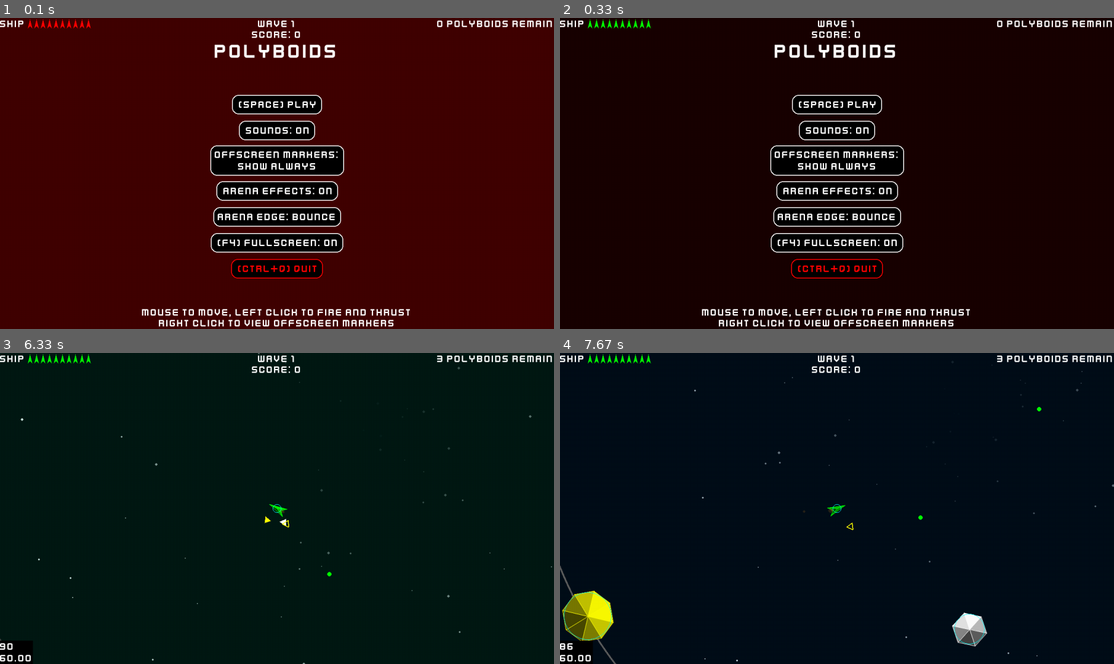
Above: before the commit, frames 1-4 (two rows, left to right).
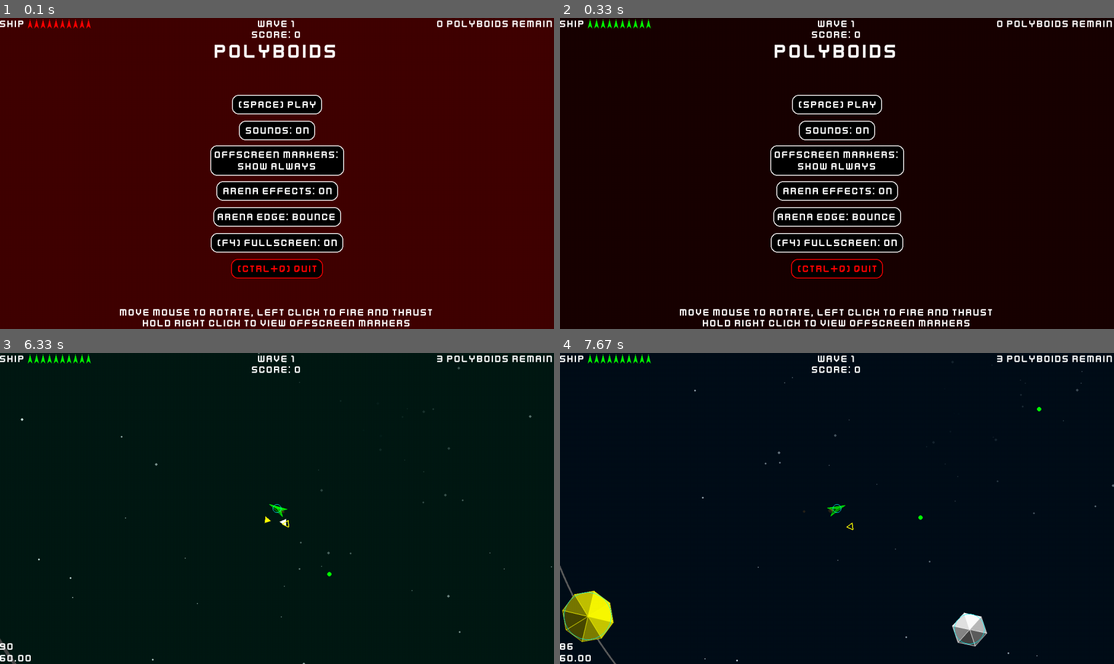
Above: after the commit, the same moments.

Repository: Binary-Ninja/pygame-summer-jam-2024
Game: pygame game, started from main.py
Two runs of this game, one before a commit and one after it. Both use one fixed random seed, a clock stepped at 60 frames per second and the inputs below.
Inputs (mouse positions are in pixels of both pictures, inside the frame that each line leads up to):
- Up to frame 1 (0.1 s): no input
- Up to frame 2 (0.33 s): no input
- Up to frame 3 (6.33 s): click "(SPACE) PLAY" at 0.38 s; click (155, 527) at 0.72 s; tap Space at 1.07, 1.37 s; click (243, 421) at 1.08 s; tap F3 at 1.57 s; click (227, 573) at 1.95 s; click (166, 623) at 2.28 s; click (454, 598) at 2.62 s; click (432, 455) at 2.95 s; click (249, 620) at 3.28 s; click (72, 558) at 3.62 s; click (321, 440) at 3.95 s; click (249, 430) at 4.28 s; click (160, 608) at 4.62 s; click (232, 548) at 4.95 s; click (271, 489) at 5.28 s; click (326, 452) at 5.62 s; click (365, 620) at 5.95 s; click (144, 433) at 6.28 s
- Up to frame 4 (7.67 s): click (892, 480) at 6.62 s; click (654, 608) at 6.95 s; click (1036, 530) at 7.28 s; click (1041, 424) at 7.62 s

The runs differ from the first frame. In frame 1, 1.5% of the frame differs, in the area x 21-78%, y 93-100%; in frame 2, 1.5%; in frame 3, less than 0.1%; in frame 4, less than 0.1%.

Commit message:
added all the powerups and their synergies

Diff:
--- a/colors.py
+++ b/colors.py
@@ -13,9 +13,12 @@
     ORANGE = (255, 128, 0)
 
     THRUST = (40, 20, 0)
+    BIG_THRUST = (160, 80, 0)
     ARENA_EDGE = (64, 64, 64)
     BRIGHT_ARENA_EDGE = (100, 100, 100)
     DAMAGE_FLASH = (40, 0, 0)
+    PHASE_COLOR = CYAN
+    PHASING_COLOR = (20, 128, 128)
     SHIELD_FULL_COLOR = CYAN
     SHIELD_EMPTY_COLOR = BLUE
     ARENA_COLOR = (20, 0, 10)
--- a/main.py
+++ b/main.py
@@ -3,7 +3,6 @@
 import random
 import enum
 import math
-import functools
 import sys
 from pathlib import Path
 
@@ -25,7 +24,7 @@
 
 GAME_TITLE = "POLYBOIDS"
 WINDOWED_RESOLUTION = pg.Vector2(800, 600)
-CURSOR_RADIUS = 7
+CURSOR_RADIUS = 9
 FPS_CAP = 0
 
 MIN_ARENA_EDGE_THICKNESS = 3
@@ -106,23 +105,14 @@
     player.dead = True
 
     # Particle groups.
-    make_image = functools.partial(utils.make_circle_image, color=Color.THRUST, trans_color=Color.BLACK)
-    thrust_particles = utils.ParticleGroup(utils.ImageCache(make_image), pg.BLEND_ADD)
-
-    def make_bullet_image(c: tuple[int, int, int]) -> pg.Surface:
-        return utils.make_circle_image(sprites.PLAYER_BULLET_RADIUS, c, Color.BLACK)
-
-    bullets = utils.ParticleGroup(utils.ImageCache(make_bullet_image))  # noqa
-
-    def make_debris_image(item: tuple[int, tuple[int, int, int]]) -> pg.Surface:
+    def make_circle_image(item: tuple[int, tuple[int, int, int]]) -> pg.Surface:
         return utils.make_circle_image(item[0], item[1], Color.BLACK)
-
-    debris_particles = utils.ParticleGroup(utils.ImageCache(make_debris_image))  # noqa
-
-    def make_nebula_image(item: tuple[int, tuple[int, int, int]]) -> pg.Surface:
-        return utils.make_circle_image(item[0], item[1], Color.BLACK)
-
-    nebula_particles = utils.ParticleGroup(utils.ImageCache(make_nebula_image), pg.BLEND_ADD)  # noqa
+    particle_image_cache = utils.ImageCache(make_circle_image)  # noqa
+
+    thrust_particles = utils.ParticleGroup(particle_image_cache, pg.BLEND_ADD)
+    bullets = utils.ParticleGroup(particle_image_cache)
+    debris_particles = utils.ParticleGroup(particle_image_cache)
+    nebula_particles = utils.ParticleGroup(particle_image_cache, pg.BLEND_ADD)
 
     while True:
         for event in pg.event.get():
@@ -153,8 +143,12 @@
                     player.thrusting = True
 
                 # Spawn enemies in debug mode.
-                if event.button == MIDDLE_MOUSE_BUTTON and not paused and debug:
-                    player.shield = sprites.MAX_SHIELD
+                # Do various debug stuff.
+                if event.button == MIDDLE_MOUSE_BUTTON and not paused:
+                    world_coords = event.pos - camera  # noqa
+                    game_objects.append(sprites.PowerUp(world_coords, (0, 0), random.choice(sprites.RANDOM_POWERUPS)))
+                    # wave = 10
+                    # player.shield = sprites.MAX_SHIELD
                     game_objects.append(o := sprites.Drone(player))
                     o.shield = sprites.MAX_SHIELD
 
@@ -165,7 +159,7 @@
                     world_coords = event.pos - camera + (random.randrange(20), random.randrange(20))  # noqa
                     game_objects.append(sprites.PowerUp(world_coords, (0, 0), random.choice(sprites.RANDOM_POWERUPS)))
                     shape = random.choice(sprites.RANDOM_SHAPES)
-                    t = random.choice(sprites.RANDOM_TYPES)
+                    # t = random.choice(sprites.RANDOM_TYPES)
                     t = None
                     d = random.random() + 0
                     o = None
@@ -283,7 +277,8 @@
             if player.thrusting:
                 vel_vector = utils.polar_vector(random.randint(150, 200),
                                                 player.angle + 90 + random.randint(-15, 15))
-                thrust_particles.add(sprites.ThrustParticle(player.thrust_pos, player.vel + vel_vector))
+                big = player.big_thrust > 0
+                thrust_particles.add(sprites.ThrustParticle(player.thrust_pos, player.vel + vel_vector, big))
 
             # Update game objects.
             game_objects = [go for go in game_objects if go.update(dt, arena_radius, game_objects, sounds,
@@ -402,6 +397,13 @@
         thrust_particles.draw(screen, camera)
         bullets.draw(screen, camera)
 
+        # Draw the laser.
+        if player.thrusting and player.laser:
+            p2 = utils.polar_vector(screen.width, player.angle - 90)
+            pg.draw.line(screen, Color.RED, player.pos + camera, player.pos + camera + p2, 9)
+            pg.draw.line(screen, Color.ORANGE, player.pos + camera, player.pos + camera + p2, 5)
+            pg.draw.line(screen, Color.WHITE, player.pos + camera, player.pos + camera + p2, 1)
+
         # Draw offscreen enemy indicators.
         # Indicators are triangles that point towards the enemy.
         # This essentially creates a minimap for the player to locate the remaining enemies.
@@ -487,13 +489,14 @@
             color_button.draw(screen, font, f" ARENA EFFECTS: {"ON" if effects else "OFF"}")
             fullscreen_button.draw(screen, font, f" (F4) FULLSCREEN: {"ON" if fullscreen else "OFF"}")
             quit_button.draw(screen, font, " (CTRL+Q) QUIT", Color.RED)
-            help_surf = font.render("MOUSE TO MOVE, LEFT CLICK TO FIRE AND THRUST", True, Color.WHITE)
+            help_surf = font.render("MOVE MOUSE TO ROTATE, LEFT CLICK TO FIRE AND THRUST", True, Color.WHITE)
             screen.blit(help_surf, help_surf.get_rect(centerx=screen.get_rect().centerx, bottom=screen.height - 25))
-            help_surf = font.render("RIGHT CLICK TO VIEW OFFSCREEN MARKERS", True, Color.WHITE)
+            help_surf = font.render("HOLD RIGHT CLICK TO VIEW OFFSCREEN MARKERS", True, Color.WHITE)
             screen.blit(help_surf, help_surf.get_rect(centerx=screen.get_rect().centerx, bottom=screen.height))
 
         if debug:
-            fps_surf = font.render(f"{nebula_particles.size}\n{clock.get_fps():.2f}", True, Color.WHITE, Color.BLACK)
+            fps_surf = font.render(f"{nebula_particles.size}\n{clock.get_fps():.2f}",
+                                   True, Color.WHITE)
             screen.blit(fps_surf, (0, screen.height - fps_surf.height))
 
         pg.display.flip()
--- a/sprites.py
+++ b/sprites.py
@@ -69,12 +69,24 @@
     (5, 10),
 )
 
+DRONE_POLYGON = (
+    (0, -10),
+    (2, -2),
+    (10, 0),
+    (2, 2),
+    (0, 10),
+    (-2, 2),
+    (-10, 0),
+    (-2, -2),
+)
+
 PLAYER_THRUSTER_POS = (0, 10)
 PLAYER_GUN_POS = (0, -20)
 
 PLAYER_BULLET_RADIUS = 5
 PLAYER_BULLET_SPEED = 500
 PLAYER_FIRE_RATE = 500
+DRONE_FIRE_RATE = 1000
 PLAYER_BULLET_DAMAGE = 1
 
 ENEMY_BULLET_RADIUS = 5
@@ -88,9 +100,15 @@
 
 ARENA_BOUNCE = 0.6
 
+BIG_BULLET_RADIUS = 10
+BIG_BULLET_DAMAGE = 2
+BIG_BULLET_SPEED = 1000
+BIG_PLAYER_FIRE_RATE = 200
+RAPIDFIRE_RADIUS = 3
 MAX_SHIELD = 10
 SHIELD_BONUS = 2
 
+LASER_DAMAGE = 1
 BOUNCE_DAMAGE = 1
 BOUNCE_I_FRAMES = 250
 DAMAGE_FLASH_MS = 250
@@ -144,10 +162,30 @@
 class PowerUpType(enum.Enum):
     HEALTH = enum.auto()
     SHIELD = enum.auto()
+    SHIELD_DRONE = enum.auto()
     DRONE = enum.auto()
-
-
-RANDOM_POWERUPS = (PowerUpType.HEALTH, PowerUpType.SHIELD, PowerUpType.DRONE)
+    BULLET_DAMAGE = enum.auto()
+    RAPID_FIRE = enum.auto()
+    BULLET_SPEED = enum.auto()
+    THRUST = enum.auto()
+    PHASE = enum.auto()
+    BULLET_DRONES = enum.auto()
+    LASER = enum.auto()
+
+
+RANDOM_POWERUPS = (
+    PowerUpType.BULLET_DAMAGE,
+    PowerUpType.RAPID_FIRE,
+    PowerUpType.HEALTH,
+    PowerUpType.THRUST,
+    PowerUpType.SHIELD,
+    PowerUpType.DRONE,
+    PowerUpType.BULLET_DRONES,
+    PowerUpType.SHIELD_DRONE,
+    PowerUpType.PHASE,
+    PowerUpType.LASER,
+    PowerUpType.BULLET_SPEED,
+)
 
 
 PLAYER_FACTION = (ObjectType.PLAYER, ObjectType.PLAYER_DRONE)
@@ -271,12 +309,13 @@
 
 
 class ThrustParticle(utils.Particle):
-    def __init__(self, pos: Sequence[float], vel: Sequence[float]):
+    def __init__(self, pos: Sequence[float], vel: Sequence[float], big: bool = False):
         self.pos = pg.Vector2(pos)  # noqa
         self.vel = pg.Vector2(vel)  # noqa
         self.radius = random.randint(3, 5)
         self.start_time = pg.time.get_ticks()
-        self.life_time = random.randint(200, 350)
+        self.life_time = random.randint(200, 500 if big else 350)
+        self.color = Color.BIG_THRUST if big else Color.THRUST
 
     def update(self, dt: float, *args, **kwargs) -> bool:
         if pg.time.get_ticks() - self.start_time >= self.life_time:
@@ -288,16 +327,27 @@
         return self.pos - (self.radius, self.radius)
 
     def cache_lookup(self) -> Hashable:
-        return self.radius
+        return self.radius, self.color
 
 
 class Bullet(utils.Particle):
-    def __init__(self, pos: Sequence[float], vel: Sequence[float], owner: "GameObject"):
+    def __init__(self, pos: Sequence[float], vel: Sequence[float], owner: "GameObject", player: "Player"):
         self.pos = pg.Vector2(pos)  # noqa
         self.vel = pg.Vector2(vel)  # noqa
-        self.radius = PLAYER_BULLET_RADIUS if owner.type in PLAYER_FACTION else ENEMY_BULLET_RADIUS
-        self.damage = PLAYER_BULLET_DAMAGE if owner.type in PLAYER_FACTION else ENEMY_BULLET_DAMAGE
         self.owner = owner
+        self.color = owner.color
+        if owner.type in PLAYER_FACTION:
+            self.color = Color.YELLOW if player.rapid_fire else player.color  # Drones also fire green bullets.
+            self.radius = RAPIDFIRE_RADIUS if player.rapid_fire else PLAYER_BULLET_RADIUS
+            if player.bullet_damage_up:
+                self.radius = BIG_BULLET_RADIUS
+                self.color = Color.CYAN
+            if player.bullet_speed:
+                self.color = Color.WHITE
+            self.damage = BIG_BULLET_DAMAGE if player.bullet_damage_up else PLAYER_BULLET_DAMAGE
+        else:
+            self.radius = ENEMY_BULLET_RADIUS
+            self.damage = ENEMY_BULLET_DAMAGE
 
     def update(self, dt: float, *args, **kwargs) -> bool:
         # Despawn outside of arena bounds.
@@ -331,7 +381,7 @@
         return self.pos - (self.radius, self.radius)
 
     def cache_lookup(self) -> Hashable:
-        return self.owner.color
+        return self.radius, self.color
 
 
 class DebrisParticle(utils.Particle):
@@ -421,6 +471,19 @@
             else:
                 self.pos.scale_to_length(arena_radius)
                 self.vel = self.vel.reflect(self.pos) * ARENA_BOUNCE
+        # Get hit by the laser.
+        player = kwargs["p"]
+        ticks = pg.time.get_ticks()
+        if self.type in ENEMY_FACTION and player.thrusting and player.laser:
+            p2 = utils.polar_vector(arena_radius * 2, player.angle - 90)  # The laser spans the entire arena.
+            if utils.collide_circle_line(player.pos, p2, self.pos, self.radius + 10):
+                self.shield = 0  # Lasers destroy shields.
+                if ticks - self.last_hit >= BOUNCE_I_FRAMES:
+                    self.last_hit = ticks
+                    self.shield_bypass = True  # Play break sound offscreen.
+                    self.health -= LASER_DAMAGE
+                    sounds.play(ASTEROID_HIT_SOUND)
+        # Collide with other objects.
         for go in objects:
             if go is self:
                 continue
@@ -431,8 +494,11 @@
                 # Apply powerups.
                 if self.type is ObjectType.POWER_UP:
                     if go.type in PLAYER_FACTION:
-                        kwargs["p"].apply_powerup(self.p_type, sounds, objects)  # noqa
+                        player.apply_powerup(self.p_type, sounds, objects)  # noqa
                         return False
+                    continue
+                # Don't collide if phasing.
+                if self is player and self.phase and self.thrusting:  # noqa
                     continue
                 # Player and player drones don't collide.
                 if self.type in PLAYER_FACTION and go.type in PLAYER_FACTION:
@@ -443,11 +509,11 @@
                 # Enemies don't collide with enemy drones.
                 if self.type in ENEMY_FACTION and go.type is ObjectType.ENEMY_DRONE:
                     continue
-                # Don't collide with a dead player.
-                if self.type in ENEMY_FACTION and go.type is ObjectType.PLAYER and kwargs["p"].dead:
-                    continue
+                # Don't collide with a dead or phasing player.
+                if self.type in ENEMY_FACTION and go.type is ObjectType.PLAYER:
+                    if player.dead or (player.phase and player.thrusting):
+                        continue
                 # Decrease health if i-frames allow.
-                ticks = pg.time.get_ticks()
                 if ticks - self.last_hit >= BOUNCE_I_FRAMES:
                     self.shield_bypass = False
                     self.last_hit = ticks
@@ -463,8 +529,8 @@
                     else:
                         go.health -= BOUNCE_DAMAGE
                 # Play sound if player.
-                if self is kwargs["p"] or go is kwargs["p"]:
-                    sounds.play(SHIELD_HIT_SOUND if kwargs["p"].shield > 0 else PLAYER_HIT_SOUND)
+                if self is player or go is player:
+                    sounds.play(SHIELD_HIT_SOUND if player.shield > 0 else PLAYER_HIT_SOUND)
                 # Move self away so they are no longer colliding.
                 unstick_vector = self.pos - go.pos
                 unstick_vector.scale_to_length(self.radius + go.radius - self.pos.distance_to(go.pos))
@@ -542,13 +608,49 @@
 
     def draw(self, screen: pg.Surface, light_source: Sequence[float], camera: Sequence[float]):
         color = Color.WHITE
+        radius = 2
+        if self.p_type is PowerUpType.LASER:
+            color = Color.RED
+            p = 7
+            p1, p2 = (-p, -p), (p, p)
+            pg.draw.line(screen, color, self.pos + camera + p1, self.pos + camera + p2, 3)  # noqa
+            p1, p2 = (-p, p), (p, -p)
+            pg.draw.line(screen, color, self.pos + camera + p1, self.pos + camera + p2, 3)  # noqa
+            p1, p2 = (0, -p), (0, p)
+            pg.draw.line(screen, color, self.pos + camera + p1, self.pos + camera + p2, 3)  # noqa
+            p1, p2 = (-p, 0), (p, 0)
+            pg.draw.line(screen, color, self.pos + camera + p1, self.pos + camera + p2, 3)  # noqa
         if self.p_type is PowerUpType.HEALTH:
             color = Color.GREEN
+            pg.draw.polygon(screen, color, [self.pos + p + camera for p in HP_POLYGON])  # noqa
+        if self.p_type is PowerUpType.THRUST:
+            color = Color.ORANGE
+            pg.draw.polygon(screen, color, [self.pos + p + camera for p in HP_POLYGON])  # noqa
+        if self.p_type is PowerUpType.PHASE:
+            color = Color.CYAN
+            pg.draw.polygon(screen, color, [self.pos + p + camera for p in HP_POLYGON])  # noqa
         if self.p_type is PowerUpType.SHIELD:
             color = Color.BLUE
+            pg.draw.polygon(screen, color, [self.pos + p + camera for p in HP_POLYGON])  # noqa
         if self.p_type is PowerUpType.DRONE:
             color = Color.CYAN
-        pg.draw.circle(screen, color, self.pos + camera, self.radius, 5)  # noqa
+            pg.draw.polygon(screen, color, [self.pos + p + camera for p in DRONE_POLYGON])  # noqa
+        if self.p_type is PowerUpType.SHIELD_DRONE:
+            color = Color.BLUE
+            pg.draw.polygon(screen, color, [self.pos + p + camera for p in DRONE_POLYGON])  # noqa
+        if self.p_type is PowerUpType.BULLET_DRONES:
+            color = Color.GREEN
+            pg.draw.polygon(screen, color, [self.pos + p + camera for p in DRONE_POLYGON])  # noqa
+        if self.p_type is PowerUpType.BULLET_DAMAGE:
+            color = Color.CYAN
+            pg.draw.circle(screen, color, self.pos + camera, PLAYER_BULLET_RADIUS)  # noqa
+        if self.p_type is PowerUpType.RAPID_FIRE:
+            color = Color.YELLOW
+            pg.draw.circle(screen, color, self.pos + camera, RAPIDFIRE_RADIUS)  # noqa
+        if self.p_type is PowerUpType.BULLET_SPEED:
+            color = Color.WHITE
+            pg.draw.circle(screen, color, self.pos + camera, PLAYER_BULLET_RADIUS)  # noqa
+        pg.draw.circle(screen, color, self.pos + camera, self.radius, radius)  # noqa
 
 
 class Orbiter(GameObject):
@@ -623,7 +725,7 @@
                 vel_vector = utils.polar_vector(-ENEMY_BULLET_SPEED, self.angle + 90)
                 gun_pos = self.target.pos - self.pos
                 gun_pos.scale_to_length(self.radius)
-                kwargs["b"].add(Bullet(self.pos + gun_pos, self.vel + vel_vector, self))
+                kwargs["b"].add(Bullet(self.pos + gun_pos, self.vel + vel_vector, self, kwargs["p"]))
         else:
             self.acc = self.target.pos - self.pos
             self.acc.scale_to_length(THRUST[self.shape])
@@ -641,6 +743,8 @@
         self.acc = pg.Vector2()
         self.turn_speed = random.randint(-100, 100)
         self.owner = owner
+        self.bullets = False
+        self.last_fire = 0
 
     def update(self, dt: float, arena_radius: int, objects, sounds, **kwargs) -> bool:
         # Convert to player drone if enemy owner was killed.
@@ -656,6 +760,14 @@
         self.acc = self.owner.pos - self.pos
         self.acc.scale_to_length(THRUST[self.shape])
         self.vel += self.acc * dt
+        # Fire bullets.
+        if self.bullets and self.owner.thrusting and not self.owner.laser:
+            fire_rate = PLAYER_FIRE_RATE if self.owner.rapid_fire else DRONE_FIRE_RATE
+            if pg.time.get_ticks() - self.last_fire >= fire_rate:
+                self.last_fire = pg.time.get_ticks()
+                speed = -BIG_BULLET_SPEED if self.owner.bullet_speed else -PLAYER_BULLET_SPEED
+                vel_vector = utils.polar_vector(speed, self.owner.angle + 90)
+                kwargs["b"].add(Bullet(self.pos, self.vel + vel_vector, self, self.owner))
         return super().update(dt, arena_radius, objects, sounds, **kwargs)
 
 
@@ -668,6 +780,13 @@
         self.gun_pos = self.pos + pg.Vector2(PLAYER_GUN_POS).rotate(self.angle)
         self.last_fire = 0
         self.dead = False
+        # Powerup trackers.
+        self.bullet_damage_up = 0
+        self.rapid_fire = 0
+        self.bullet_speed = 0
+        self.big_thrust = 0.0
+        self.phase = 0.0
+        self.laser = 0.0
 
     def apply_powerup(self, type_: PowerUpType, sounds, objects):
         sounds.play(POWERUP_SOUND)
@@ -675,8 +794,34 @@
             self.health += 1
         if type_ is PowerUpType.SHIELD:
             self.shield = MAX_SHIELD
+        if type_ is PowerUpType.SHIELD_DRONE:
+            for go in objects:
+                if go.type is ObjectType.PLAYER_DRONE:
+                    go.shield = MAX_SHIELD
         if type_ is PowerUpType.DRONE:
             objects.append(Drone(self))
+        if type_ is PowerUpType.BULLET_DAMAGE:
+            self.bullet_damage_up = 50
+        if type_ is PowerUpType.BULLET_SPEED:
+            self.bullet_speed = 50
+        if type_ is PowerUpType.RAPID_FIRE:
+            self.rapid_fire = 200
+        if type_ is PowerUpType.THRUST:
+            self.big_thrust = 10.0
+        if type_ is PowerUpType.PHASE:
+            self.phase = 10.0
+        if type_ is PowerUpType.BULLET_DRONES:
+            for go in objects:
+                if go.type is ObjectType.PLAYER_DRONE:
+                    go.bullets = True
+                    go.color = COLORS[self.type]
+        if type_ is PowerUpType.LASER:
+            self.laser = 2.0
+
+    def decrease_bullet_pups(self):
+        self.bullet_damage_up = max(0, self.bullet_damage_up - 1)
+        self.rapid_fire = max(0, self.rapid_fire - 1)
+        self.bullet_speed = max(0, self.bullet_speed - 1)
 
     def update(self, dt: float, arena_radius: int, objects, sounds, **kwargs) -> bool:
         if self.dead:
@@ -691,12 +836,22 @@
         self.thrust_pos = self.pos + pg.Vector2(PLAYER_THRUSTER_POS).rotate(self.angle)
         self.gun_pos = self.pos + pg.Vector2(PLAYER_GUN_POS).rotate(self.angle)
         if self.thrusting:
-            self.acc.from_polar((-THRUST[self.shape], self.angle + 90))
-            if pg.time.get_ticks() - self.last_fire >= PLAYER_FIRE_RATE:
-                sounds.play(FIRE_GUN_SOUND)
-                self.last_fire = pg.time.get_ticks()
-                vel_vector = utils.polar_vector(-PLAYER_BULLET_SPEED, self.angle + 90)
-                kwargs["b"].add(Bullet(self.gun_pos, self.vel + vel_vector, self))
+            thrust_mult = 2 if self.big_thrust else 1
+            self.acc.from_polar((-THRUST[self.shape] * thrust_mult, self.angle + 90))
+            self.big_thrust = max(0.0, self.big_thrust - dt)
+            self.phase = max(0.0, self.phase - dt)
+            self.laser = max(0.0, self.laser - dt)
+            if self.laser:
+                pass
+            else:
+                fire_rate = BIG_PLAYER_FIRE_RATE if self.rapid_fire else PLAYER_FIRE_RATE
+                if pg.time.get_ticks() - self.last_fire >= fire_rate:
+                    sounds.play(FIRE_GUN_SOUND)
+                    self.last_fire = pg.time.get_ticks()
+                    speed = -BIG_BULLET_SPEED if self.bullet_speed else -PLAYER_BULLET_SPEED
+                    vel_vector = utils.polar_vector(speed, self.angle + 90)
+                    kwargs["b"].add(Bullet(self.gun_pos, self.vel + vel_vector, self, self))
+                    self.decrease_bullet_pups()
         else:
             self.acc = pg.Vector2()
         self.vel += self.acc * dt
@@ -704,4 +859,9 @@
 
     def draw(self, screen: pg.Surface, light_source: Sequence[float], camera: Sequence[float]):
         if not self.dead:
+            if self.phase:
+                self.color = Color.PHASE_COLOR
+                if self.thrusting:
+                    self.color = Color.PHASING_COLOR
             super().draw(screen, light_source, camera)
+            self.color = COLORS[self.type]
--- a/utils.py
+++ b/utils.py
@@ -19,6 +19,15 @@
     def play(self, sound: str):
         if not self.muted:
             self.sounds[sound].play()
+
+
+def collide_circle_line(p1: pg.Vector2, p2: pg.Vector2, center: pg.Vector2, radius: int) -> bool:
+    """Return whether a line segment intersects with a circle."""
+    v = p2 - p1
+    a = v * v
+    b = 2 * v.dot(p1 - center)
+    c = p1.dot(p1) + center.dot(center) - 2 * p1.dot(center) - radius**2
+    return b**2 - 4 * a * c >= 0
 
 
 def polar_vector(length: float, angle: float) -> pg.Vector2:
